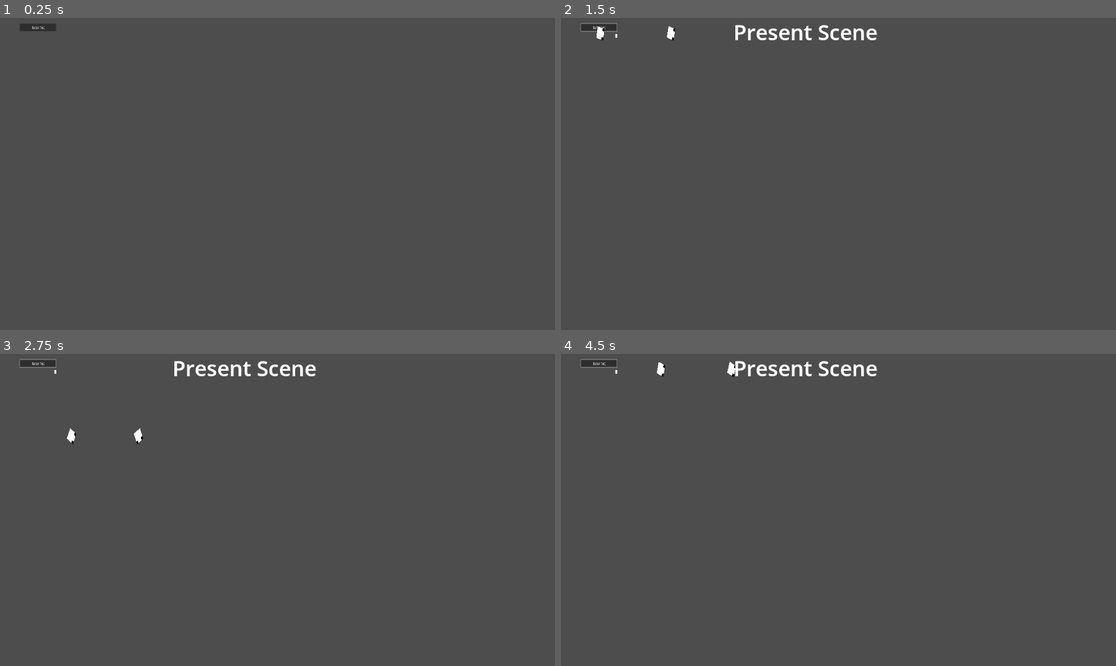
Above: before the commit, frames 1-4 (two rows, left to right).
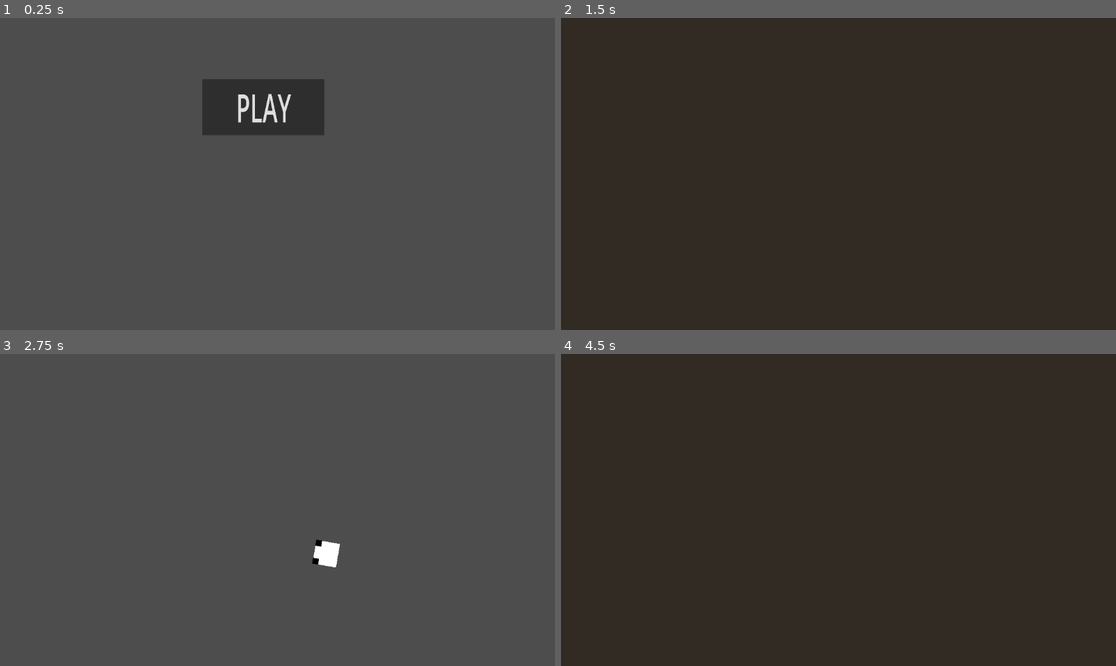
Above: after the commit, the same moments.

Repository: Thomson-Lam/LoJam24
Game: Godot game, scene res://Scenes/main_menu.tscn
The game is run twice, just before and just after one commit, with the same random seed, the same clock (stepped at 60 frames per second) and the same inputs.
Inputs (mouse positions are in pixels of both pictures, inside the frame that each line leads up to):
- Up to frame 1 (0.25 s): no input
- Up to frame 2 (1.5 s): click "Button Test" (after the commit: "PLAY") at 0.5 s; tap Enter at 1.25 s; move the mouse to (960, 158) at 1.27 s; hold D (right) from 1.28 s (still down); hold Q (SwapScene) from 1.28 s (still down)
- Up to frame 3 (2.75 s): move the mouse to (166, 525) at 2.02 s; release D (right) at 2.03 s; release Q (SwapScene) at 2.03 s; hold S (down) from 2.03 s (still down); tap Q (SwapScene) at 2.1 s
- Up to frame 4 (4.5 s): move the mouse to (894, 441) at 2.77 s; release S (down) at 2.78 s; hold D (right) 2.78-3.53 s; hold Q (SwapScene) 2.78-3.53 s; move the mouse to (810, 572) at 3.52 s; hold W (up) 3.53-4.28 s; tap Q (SwapScene) at 3.6 s; move the mouse to (1005, 556) at 4.27 s; hold A (left) from 4.28 s (still down); hold Q (SwapScene) from 4.28 s (still down)

The runs differ from the first frame. In frame 1, 4.0% of the frame differs, in the area x 3-59%, y 2-38%; in frame 2, 100%, in the area x 0-100%, y 0-100%; in frame 3, 1.1%; in frame 4, 100%.
Error before the commit: Invalid assignment of property or key 'position_smoothing_enabled' with value of type 'bool' on a base object of type 'null instance'. (res://Scripts/PlayerMov…

Commit message:
Gameplay scene loads correctly and more
- Gameplay scene loads from Main menu
- Teleport player to past works
- Adds overlay while teleporting
- Camera moves a bit better

Diff:
--- a/LoJam24Game/Scenes/main_menu.tscn
+++ b/LoJam24Game/Scenes/main_menu.tscn
@@ -11,14 +11,15 @@
 [node name="Button" type="Node2D" parent="CanvasLayer"]
 
 [node name="StartButton" type="Button" parent="CanvasLayer/Button"]
-offset_left = 59.0
-offset_top = 18.0
-offset_right = 323.0
-offset_bottom = 49.0
+offset_left = 438.0
+offset_top = 133.0
+offset_right = 1323.0
+offset_bottom = 315.0
 scale = Vector2(0.285749, 0.495714)
 pivot_offset = Vector2(-25, -11.9403)
 theme_override_colors/icon_focus_color = Color(0, 0, 0, 1)
-text = "Button Test"
+theme_override_font_sizes/font_size = 166
+text = "PLAY"
 icon = SubResource("CanvasTexture_s7aeb")
 script = ExtResource("1_hqdpg")
 
--- a/LoJam24Game/Scenes/presentScene.tscn
+++ b/LoJam24Game/Scenes/presentScene.tscn
@@ -12,20 +12,19 @@
 
 [node name="CanvasLayer" type="CanvasLayer" parent="."]
 
-[node name="RichTextLabel" type="RichTextLabel" parent="CanvasLayer"]
-offset_left = 358.0
-offset_top = -2.0
-offset_right = 842.0
-offset_bottom = 267.0
-theme_override_font_sizes/normal_font_size = 44
-text = "Present Scene"
-tab_size = 9
-metadata/_edit_use_anchors_ = true
+[node name="SwitchOverlay" type="Sprite2D" parent="CanvasLayer"]
+visible = false
+modulate = Color(0.192936, 0.168774, 0.139482, 1)
+visibility_layer = 512
+position = Vector2(573, 325)
+scale = Vector2(105.22, 58.7607)
+texture = ExtResource("2_2y6g5")
 
-[node name="CharacterBody2D" type="CharacterBody2D" parent="."]
+[node name="CharacterBody2D" type="CharacterBody2D" parent="." node_paths=PackedStringArray("switchOverlay")]
 position = Vector2(76, 40)
 scale = Vector2(3.1, 3.1)
 script = ExtResource("1_ewv3d")
+switchOverlay = NodePath("../CanvasLayer/SwitchOverlay")
 
 [node name="CollisionShape2D" type="CollisionShape2D" parent="CharacterBody2D"]
 shape = SubResource("RectangleShape2D_b7tq1")
@@ -47,7 +46,63 @@
 
 [node name="Camera2D" type="Camera2D" parent="CharacterBody2D"]
 position_smoothing_enabled = true
+position_smoothing_speed = 8.0
+drag_horizontal_enabled = true
+drag_vertical_enabled = true
+drag_left_margin = 0.1
+drag_top_margin = 0.15
+drag_right_margin = 0.1
+drag_bottom_margin = 0.15
+editor_draw_drag_margin = true
 
-[node name="WhiteSquare" type="Sprite2D" parent="."]
-position = Vector2(259, 50)
+[node name="PastArea" type="Node2D" parent="."]
+position = Vector2(10000, 0)
+
+[node name="Building" type="Node2D" parent="PastArea"]
+
+[node name="WhiteSquare" type="Sprite2D" parent="PastArea/Building"]
+position = Vector2(252, 2)
+scale = Vector2(1.76, 15.64)
 texture = ExtResource("2_2y6g5")
+
+[node name="WhiteSquare2" type="Sprite2D" parent="PastArea/Building"]
+position = Vector2(-197, 2)
+scale = Vector2(1.76, 15.64)
+texture = ExtResource("2_2y6g5")
+
+[node name="WhiteSquare3" type="Sprite2D" parent="PastArea/Building"]
+position = Vector2(149, 12)
+scale = Vector2(1.76, 1.76)
+texture = ExtResource("2_2y6g5")
+
+[node name="WhiteSquare4" type="Sprite2D" parent="PastArea/Building"]
+position = Vector2(-120, -51)
+scale = Vector2(1.76, 1.76)
+texture = ExtResource("2_2y6g5")
+
+[node name="WhiteSquare5" type="Sprite2D" parent="PastArea/Building"]
+position = Vector2(-67, 88)
+scale = Vector2(1.76, 1.76)
+texture = ExtResource("2_2y6g5")
+
+[node name="Building" type="Node2D" parent="."]
+
+[node name="WhiteSquare" type="Sprite2D" parent="Building"]
+position = Vector2(252, 2)
+scale = Vector2(1.76, 15.64)
+texture = ExtResource("2_2y6g5")
+
+[node name="WhiteSquare2" type="Sprite2D" parent="Building"]
+position = Vector2(-197, 2)
+scale = Vector2(1.76, 15.64)
+texture = ExtResource("2_2y6g5")
+
+[node name="WhiteSquare3" type="Sprite2D" parent="Building"]
+position = Vector2(149, 12)
+scale = Vector2(1.76, 1.76)
+texture = ExtResource("2_2y6g5")
+
+[node name="WhiteSquare4" type="Sprite2D" parent="Building"]
+position = Vector2(-120, -51)
+scale = Vector2(1.76, 1.76)
+texture = ExtResource("2_2y6g5")
--- a/LoJam24Game/Scripts/Button.gd
+++ b/LoJam24Game/Scripts/Button.gd
@@ -12,6 +12,7 @@
 
 
 func _on_pressed():
-	var scene = load("res://Scenes/presentScene.tscn")
-	var instance = scene.instantiate()
-	add_child(instance)
+	get_tree().change_scene_to_file("res://Scenes/presentScene.tscn")
+	#var scene = load("res://Scenes/presentScene.tscn")
+	#var instance = scene.instantiate()
+	#add_child(instance)
--- a/LoJam24Game/Scripts/PlayerMovement.gd
+++ b/LoJam24Game/Scripts/PlayerMovement.gd
@@ -5,18 +5,23 @@
 var mousePos = Vector2(0, 0)
 var playerPos = Vector2(0, 0)
 var inPresent = true
+var offSet = 10000
+@export var switchOverlay : Node2D
+var canMove = true
 
 @onready var camera := get_viewport().get_camera_2d()
 
-func _enter_tree():
+func _ready():
 	camera = get_viewport().get_camera_2d()
+	switchOverlay.visible = false
 	pass
 
 func _physics_process(delta):
 	mousePos = get_global_mouse_position()
 	look_at(mousePos)
 	direction = Input.get_vector("left", "right", "up", "down")
-	position += speed * delta * direction
+	if canMove:
+		position += speed * delta * direction
 	playerPos = position
 
 func _input(event):
@@ -25,11 +30,20 @@
 
 
 func SwapAreas():
+	if camera == null:
+		camera = get_viewport().get_camera_2d()
+	if switchOverlay == null:
+		switchOverlay = get_node("CanvasOverlay/SwitchOverlay")
+
 	if inPresent == true:
-		position += Vector2(500, 0)
+		position += Vector2(offSet, 0)
 	else:
-		position -= Vector2(500, 0)
-	camera.position_smoothing_enabled = false;
-	await get_tree().create_timer(0.1).timeout
-	camera.position_smoothing_enabled = true;
+		position -= Vector2(offSet, 0)
+
+	switchOverlay.visible = true
+	canMove = false
+	await get_tree().create_timer(0.9).timeout
+	switchOverlay.visible = false
+	canMove = true
+
 	inPresent = !inPresent
--- a/LoJam24Game/Scripts/SceneSwitch.gd
+++ b/LoJam24Game/Scripts/SceneManager.gd
@@ -1,6 +1,4 @@
 extends Node
-
-var inPresent = true
 
 # Called when the node enters the scene tree for the first time.
 func _ready():
--- a/LoJam24Game/project.godot
+++ b/LoJam24Game/project.godot
@@ -14,11 +14,6 @@
 run/main_scene="res://Scenes/main_menu.tscn"
 config/features=PackedStringArray("4.2", "Forward Plus")
 config/icon="res://icon.svg"
-
-[autoload]
-
-PlayerInfo="*res://Scripts/PlayerMovement.gd"
-SceneSwitch="*res://Scripts/SceneSwitch.gd"
 
 [display]
 
